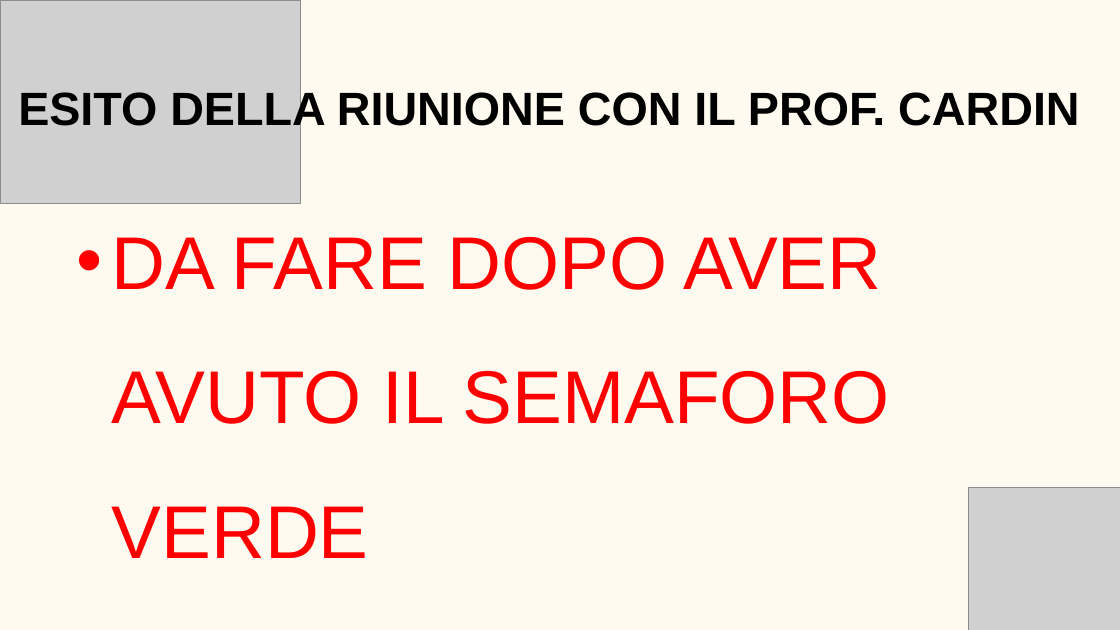
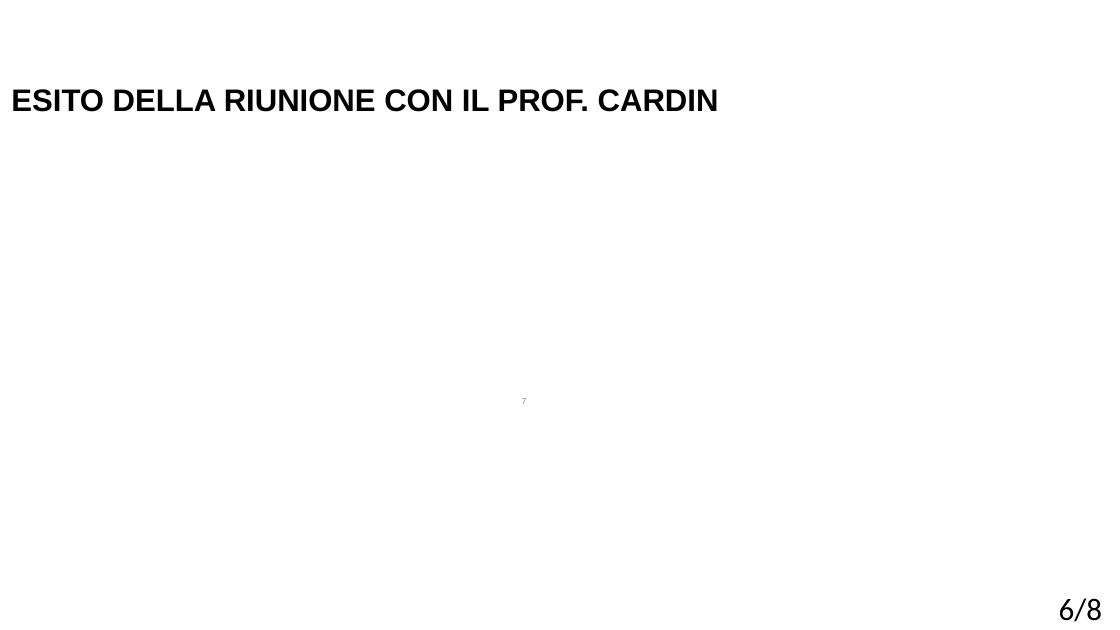
Before and after one commit to BugBustersUnipd/DocumentazioneSWE, a slide deck: slide 7 of RTB/PRESENTAZIONE RTB/Presentazione RTB.pptx (slide 8 before the commit). Drawn at 1120x630 pixels with LibreOffice and Linux fonts; fonts in the diff are those of the drawing; grey boxes stand for pictures; background and template pictures are left out. Boxes give left, top, right and bottom in pixels: in the first picture for what was removed or moved away, otherwise in the second. Text is boxed around its words. In the diff, an @@ line names an element or a change of style, - is before the commit and + after.

```diff
--- a/RTB/PRESENTAZIONE RTB/Presentazione RTB.pptx
+++ b/RTB/PRESENTAZIONE RTB/Presentazione RTB.pptx
@@ background #FFFAEF to picture (left out) @@
@@ picture removed at (0,0,301,203) @@
@@ text "ESITO DELLA RIUNIONE CON IL ...": place and size @@
-text "ESITO DELLA RIUNIONE CON IL ..." at (18,88,1079,134)
+text "ESITO DELLA RIUNIONE CON IL ..." at (11,89,719,112)
@@ text "ESITO DELLA RIUNIONE CON IL ..." at (11,89,719,112): size 60 to 40 pt; alignment centre to left @@
@@ text removed at (112,237,890,558) @@
-  • DA FARE DOPO AVER AVUTO IL SEMAFORO VERDE
@@ page number added at (522,398,527,404), 12 pt, text #8C8C8C @@
+7
@@ picture removed at (968,488,1120,630) @@
@@ text added at (1059,598,1102,622), 40 pt, text #000000 @@
+6/8
```
Also in this commit, not shown: 8 other slides changed, 1 slide removed, 1 other file.
